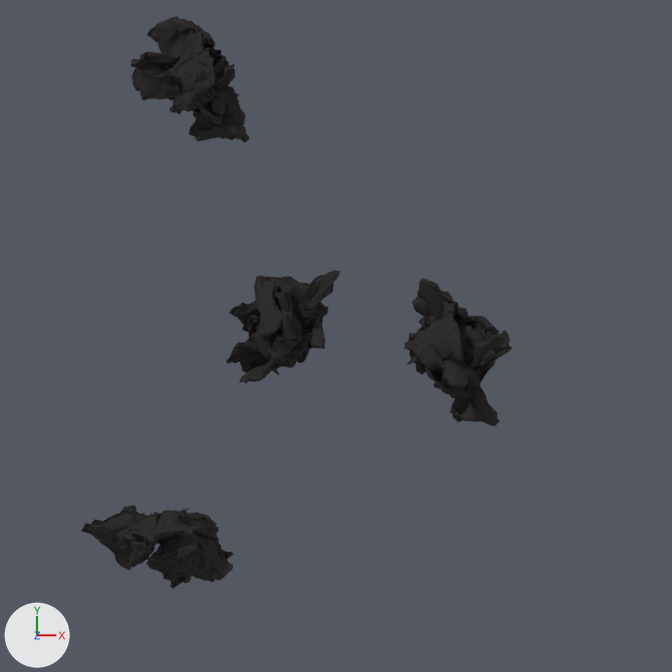
One commit to the Blender file Models/SmallAsteroid.blend: the scene before it, then after it.
Before and after are seen from the file's camera 'Camera'. Lighting does not change. The marker at lower left points along +X, +Y and +Z.
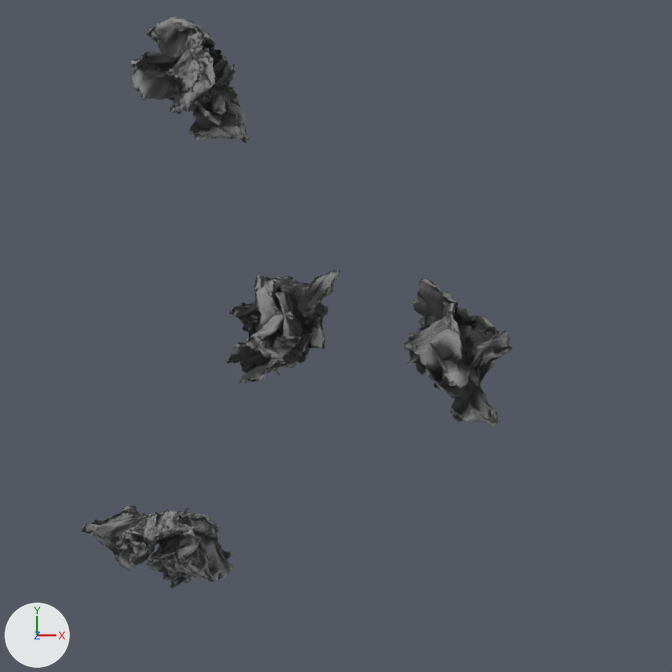
What differs and where, as boxes [x1, y1, x2, y2] in the pictures (672 x 672 px):
'Cube1', recoloured (black to grey)
    both: [131, 16, 249, 143]
'Cube2', recoloured (black to grey)
    both: [404, 278, 512, 426]
'Cube3', recoloured (black to grey)
    both: [226, 270, 341, 383]
'Cube', recoloured (black to grey)
    both: [81, 505, 233, 589]

Diff of the bpy script that builds the scene:
```diff
--- a/Models/SmallAsteroid.blend.py
+++ b/Models/SmallAsteroid.blend.py
@@ mat_material4 @@
 n17 = _N.new('ShaderNodeAmbientOcclusion'); n17.name = 'Ambient Occlusion'
+n19 = _N.new('ShaderNodeOutputMaterial'); n19.name = 'Material Output'
 n18 = _N.new('ShaderNodeValToRGB'); n18.name = 'ColorRamp'
 while len(n18.color_ramp.elements) > 1: n18.color_ramp.elements.remove(n18.color_ramp.elements[-1])
-n18.color_ramp.elements[0].position = 0.736; n18.color_ramp.elements[0].color = (0.014, 0.0105, 0.0105, 1.0)
-_e = n18.color_ramp.elements.new(1.0); _e.color = (0.0115, 0.00974, 0.00868, 1.0)
-n19 = _N.new('ShaderNodeOutputMaterial'); n19.name = 'Material Output'
+n18.color_ramp.elements[0].position = 0.736; n18.color_ramp.elements[0].color = (0.0497, 0.0497, 0.0497, 1.0)
+_e = n18.color_ramp.elements.new(1.0); _e.color = (0.301, 0.301, 0.301, 1.0)
 _L.new(n9.outputs[0], n19.inputs[0])  # 'BSDF' to 'Surface'
@@ mat_material1 @@
 n8.node_tree = ng_nodegroup
-n9 = _N.new('ShaderNodeBsdfPrincipled'); n9.name = 'Principled BSDF.001'
-n9.distribution = 'GGX'
-n9.subsurface_method = 'BURLEY'
-n9.inputs[2].default_value = 0.85  # 'Roughness'
 n10 = _N.new('ShaderNodeMix'); n10.name = 'Mix'
@@ mat_material1 @@
 n17 = _N.new('ShaderNodeAmbientOcclusion'); n17.name = 'Ambient Occlusion'
-n18 = _N.new('ShaderNodeValToRGB'); n18.name = 'ColorRamp'
-while len(n18.color_ramp.elements) > 1: n18.color_ramp.elements.remove(n18.color_ramp.elements[-1])
-n18.color_ramp.elements[0].position = 0.736; n18.color_ramp.elements[0].color = (0.014, 0.0105, 0.0105, 1.0)
-_e = n18.color_ramp.elements.new(1.0); _e.color = (0.0115, 0.00974, 0.00868, 1.0)
 n19 = _N.new('ShaderNodeOutputMaterial'); n19.name = 'Material Output.001'
+n9 = _N.new('ShaderNodeBsdfPrincipled'); n9.name = 'Principled BSDF.001'
+n9.distribution = 'GGX'
+n9.subsurface_method = 'BURLEY'
+n9.inputs[2].default_value = 0.85  # 'Roughness'
+n20 = _N.new('ShaderNodeValToRGB'); n20.name = 'ColorRamp.001'
+while len(n20.color_ramp.elements) > 1: n20.color_ramp.elements.remove(n20.color_ramp.elements[-1])
+n20.color_ramp.elements[0].position = 0.736; n20.color_ramp.elements[0].color = (0.0497, 0.0497, 0.0497, 1.0)
+_e = n20.color_ramp.elements.new(1.0); _e.color = (0.301, 0.301, 0.301, 1.0)
 _L.new(n9.outputs[0], n19.inputs[0])  # 'BSDF' to 'Surface'
@@ mat_material1 @@
 _L.new(n15.outputs[0], n11.inputs[0])  # 'Value' to 'Factor'
-_L.new(n17.outputs[1], n18.inputs[0])  # 'AO' to 'Factor'
-_L.new(n18.outputs[0], n9.inputs[0])  # 'Color' to 'Base Color'
+_L.new(n17.outputs[1], n20.inputs[0])  # 'AO' to 'Factor'
+_L.new(n20.outputs[0], n9.inputs[0])  # 'Color' to 'Base Color'
@@ mat_material2 @@
 n8.node_tree = ng_nodegroup
-n9 = _N.new('ShaderNodeBsdfPrincipled'); n9.name = 'Principled BSDF'
-n9.distribution = 'GGX'
-n9.subsurface_method = 'BURLEY'
-n9.inputs[2].default_value = 0.85  # 'Roughness'
 n10 = _N.new('ShaderNodeMix'); n10.name = 'Mix'
@@ mat_material2 @@
 n17 = _N.new('ShaderNodeAmbientOcclusion'); n17.name = 'Ambient Occlusion'
-n18 = _N.new('ShaderNodeValToRGB'); n18.name = 'ColorRamp'
-while len(n18.color_ramp.elements) > 1: n18.color_ramp.elements.remove(n18.color_ramp.elements[-1])
-n18.color_ramp.elements[0].position = 0.736; n18.color_ramp.elements[0].color = (0.014, 0.0105, 0.0105, 1.0)
-_e = n18.color_ramp.elements.new(1.0); _e.color = (0.0115, 0.00974, 0.00868, 1.0)
 n19 = _N.new('ShaderNodeOutputMaterial'); n19.name = 'Material Output'
+n9 = _N.new('ShaderNodeBsdfPrincipled'); n9.name = 'Principled BSDF'
+n9.distribution = 'GGX'
+n9.subsurface_method = 'BURLEY'
+n9.inputs[2].default_value = 0.85  # 'Roughness'
+n20 = _N.new('ShaderNodeValToRGB'); n20.name = 'ColorRamp.001'
+while len(n20.color_ramp.elements) > 1: n20.color_ramp.elements.remove(n20.color_ramp.elements[-1])
+n20.color_ramp.elements[0].position = 0.736; n20.color_ramp.elements[0].color = (0.0497, 0.0497, 0.0497, 1.0)
+_e = n20.color_ramp.elements.new(1.0); _e.color = (0.301, 0.301, 0.301, 1.0)
 _L.new(n9.outputs[0], n19.inputs[0])  # 'BSDF' to 'Surface'
@@ mat_material2 @@
 _L.new(n15.outputs[0], n11.inputs[0])  # 'Value' to 'Factor'
-_L.new(n17.outputs[1], n18.inputs[0])  # 'AO' to 'Factor'
-_L.new(n18.outputs[0], n9.inputs[0])  # 'Color' to 'Base Color'
+_L.new(n17.outputs[0], n20.inputs[0])  # 'Color' to 'Factor'
+_L.new(n20.outputs[0], n9.inputs[0])  # 'Color' to 'Base Color'
@@ mat_material3 @@
 n8.node_tree = ng_nodegroup
-n9 = _N.new('ShaderNodeBsdfPrincipled'); n9.name = 'Principled BSDF'
-n9.distribution = 'GGX'
-n9.subsurface_method = 'BURLEY'
-n9.inputs[2].default_value = 0.85  # 'Roughness'
 n10 = _N.new('ShaderNodeMix'); n10.name = 'Mix'
@@ mat_material3 @@
 n17 = _N.new('ShaderNodeAmbientOcclusion'); n17.name = 'Ambient Occlusion'
-n18 = _N.new('ShaderNodeValToRGB'); n18.name = 'ColorRamp'
-while len(n18.color_ramp.elements) > 1: n18.color_ramp.elements.remove(n18.color_ramp.elements[-1])
-n18.color_ramp.elements[0].position = 0.736; n18.color_ramp.elements[0].color = (0.014, 0.0105, 0.0105, 1.0)
-_e = n18.color_ramp.elements.new(1.0); _e.color = (0.0115, 0.00974, 0.00868, 1.0)
 n19 = _N.new('ShaderNodeOutputMaterial'); n19.name = 'Material Output'
+n9 = _N.new('ShaderNodeBsdfPrincipled'); n9.name = 'Principled BSDF'
+n9.distribution = 'GGX'
+n9.subsurface_method = 'BURLEY'
+n9.inputs[2].default_value = 0.85  # 'Roughness'
+n20 = _N.new('ShaderNodeValToRGB'); n20.name = 'ColorRamp.001'
+while len(n20.color_ramp.elements) > 1: n20.color_ramp.elements.remove(n20.color_ramp.elements[-1])
+n20.color_ramp.elements[0].position = 0.736; n20.color_ramp.elements[0].color = (0.0497, 0.0497, 0.0497, 1.0)
+_e = n20.color_ramp.elements.new(1.0); _e.color = (0.301, 0.301, 0.301, 1.0)
 _L.new(n9.outputs[0], n19.inputs[0])  # 'BSDF' to 'Surface'
@@ mat_material3 @@
 _L.new(n15.outputs[0], n11.inputs[0])  # 'Value' to 'Factor'
-_L.new(n17.outputs[1], n18.inputs[0])  # 'AO' to 'Factor'
-_L.new(n18.outputs[0], n9.inputs[0])  # 'Color' to 'Base Color'
+_L.new(n20.outputs[0], n9.inputs[0])  # 'Color' to 'Base Color'
+_L.new(n17.outputs[0], n20.inputs[0])  # 'Color' to 'Factor'
```
